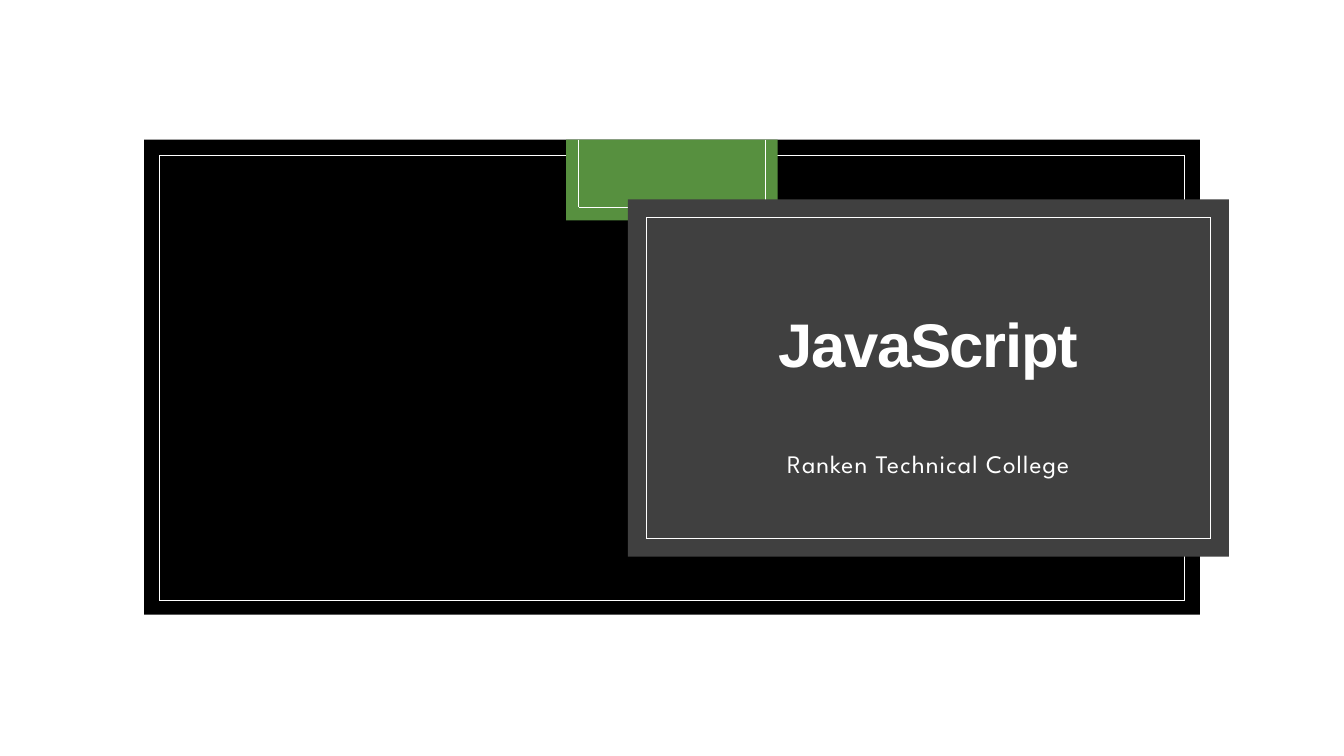
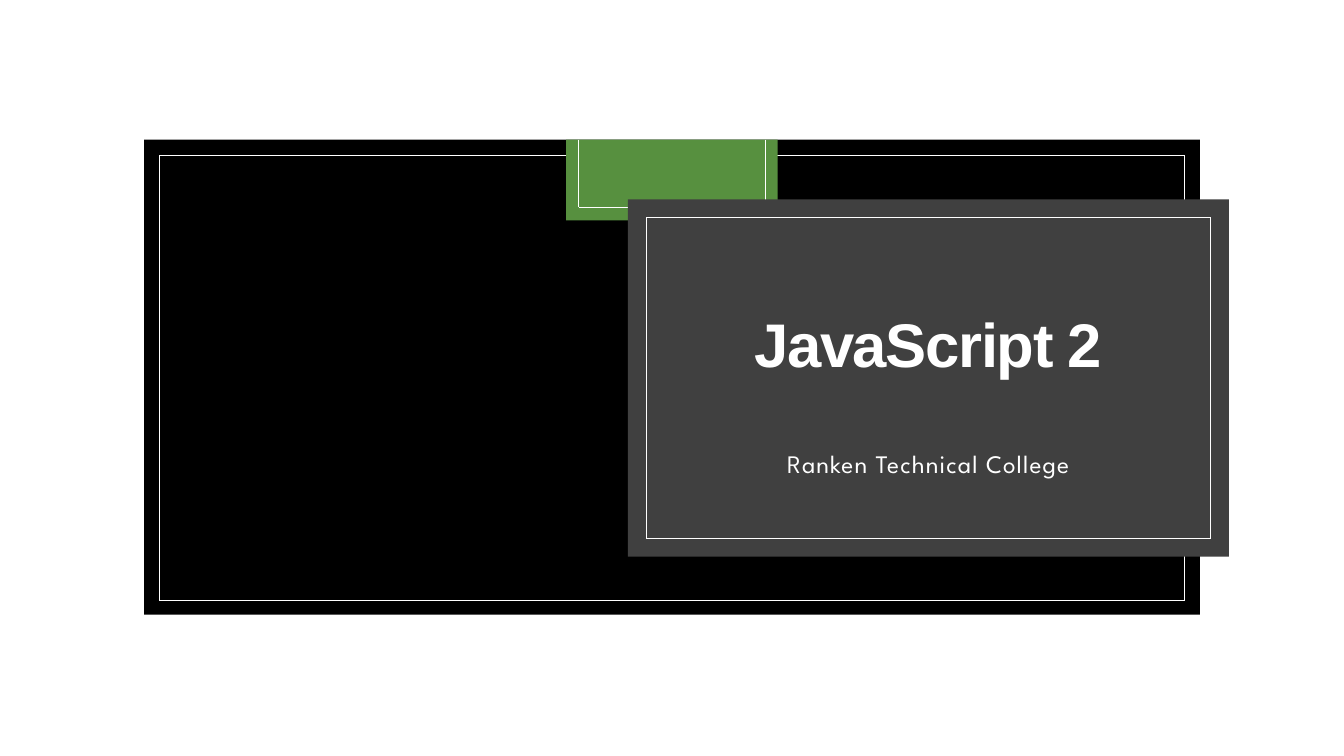
Before and after one commit to zackstotts/base-node-curriculum, a slide deck: slide 1 of unit_00/html_review/05 JavaScript 2.pptx. Drawn at 1344x756 pixels with LibreOffice and Linux fonts; fonts in the diff are those of the drawing; background and template pictures are left out. Boxes give left, top, right and bottom in pixels: in the first picture for what was removed or moved away, otherwise in the second. Text is boxed around its words. In the diff, an @@ line names an element or a change of style, - is before the commit and + after.

```diff
--- a/unit_00/html_review/05 JavaScript 2.pptx
+++ b/unit_00/html_review/05 JavaScript 2.pptx
@@ title at (754, 322, 1102, 379): text changed @@
-JavaScript
+JavaScript 2
```
Also in this commit, not shown: 1 other slide changed, 1 other file.
